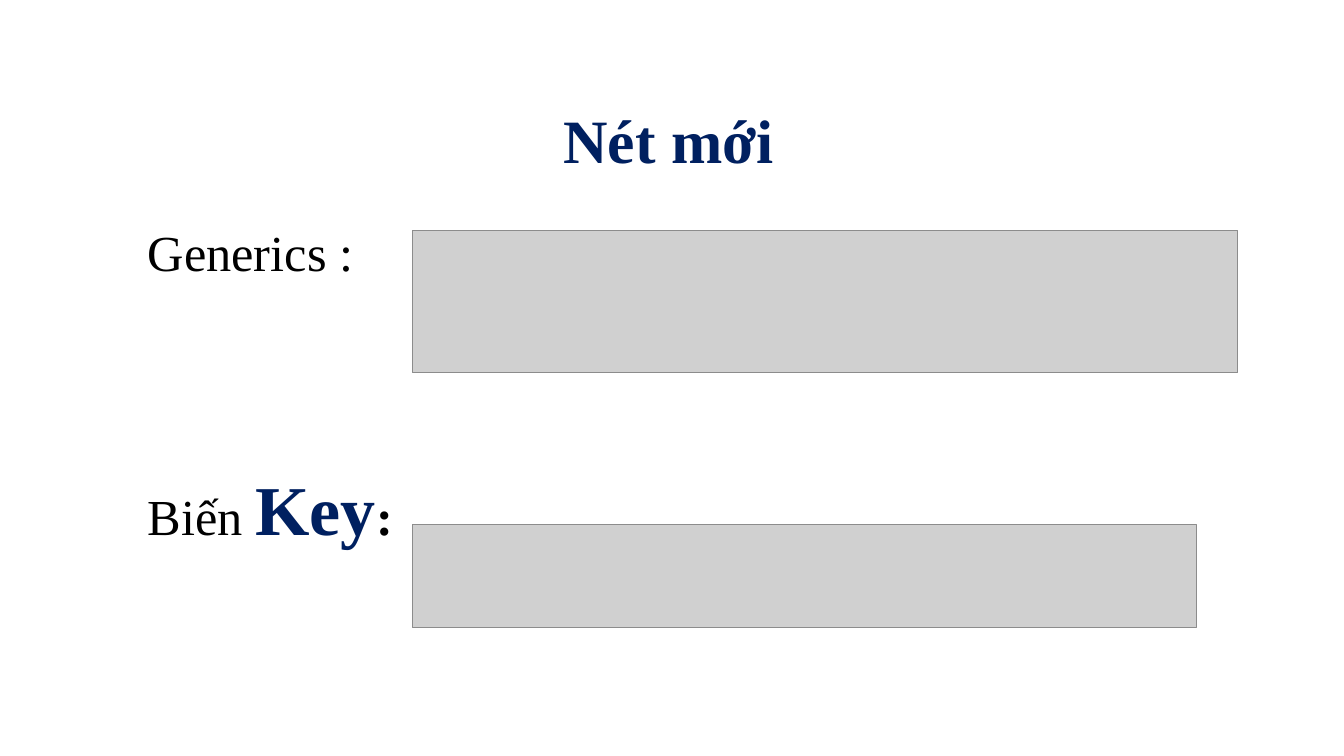
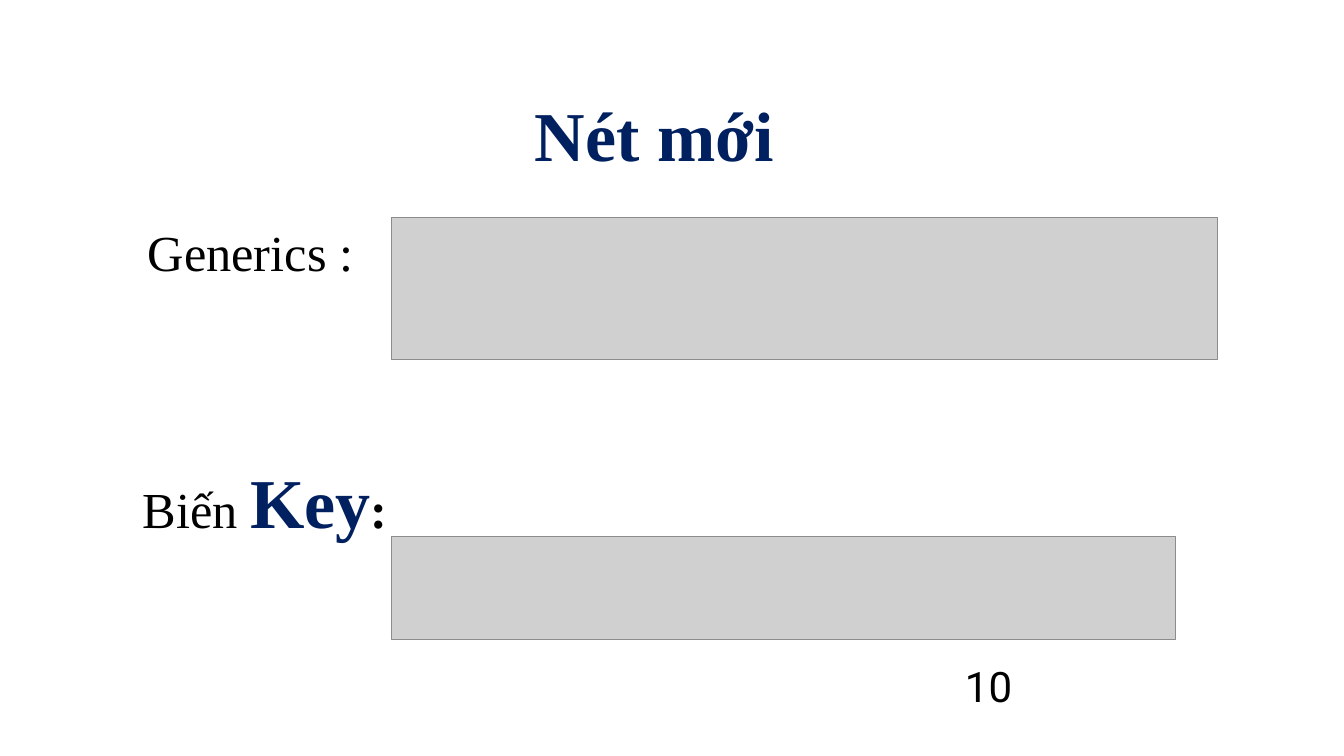
Before and after one commit to diennguyen99/-n-c-u-tr-c-d-li-u, a slide deck: slide 10 of DoAnCTDL.pptx. Drawn at 1344x756 pixels with LibreOffice and Linux fonts; fonts in the diff are those of the drawing; grey boxes stand for pictures. Boxes give left, top, right and bottom in pixels: in the first picture for what was removed or moved away, otherwise in the second. Text is boxed around its words. In the diff, an @@ line names an element or a change of style, - is before the commit and + after.

```diff
--- a/DoAnCTDL.pptx
+++ b/DoAnCTDL.pptx
@@ title "Nét mới": place and size @@
-title "Nét mới" at bbox=[563, 120, 773, 164]
+title "Nét mới" at bbox=[535, 112, 773, 162]
@@ title "Nét mới" at bbox=[535, 112, 773, 162]: size 44 to 50 pt; alignment left to centre @@
@@ picture: place and size @@
-picture at bbox=[412, 230, 1238, 373]
+picture at bbox=[392, 217, 1218, 360]
@@ text "Biến Key:": place and size @@
-text "Biến Key:" at bbox=[148, 489, 376, 548]
+text "Biến Key:" at bbox=[143, 482, 370, 541]
@@ picture: place and size @@
-picture at bbox=[412, 525, 1197, 628]
+picture at bbox=[392, 536, 1177, 639]
@@ page number added at bbox=[965, 671, 1012, 703], 30 pt, text #000000 @@
+10
```
Also in this commit, not shown: 10 other slides changed, 4 slides added, 1 other file.
